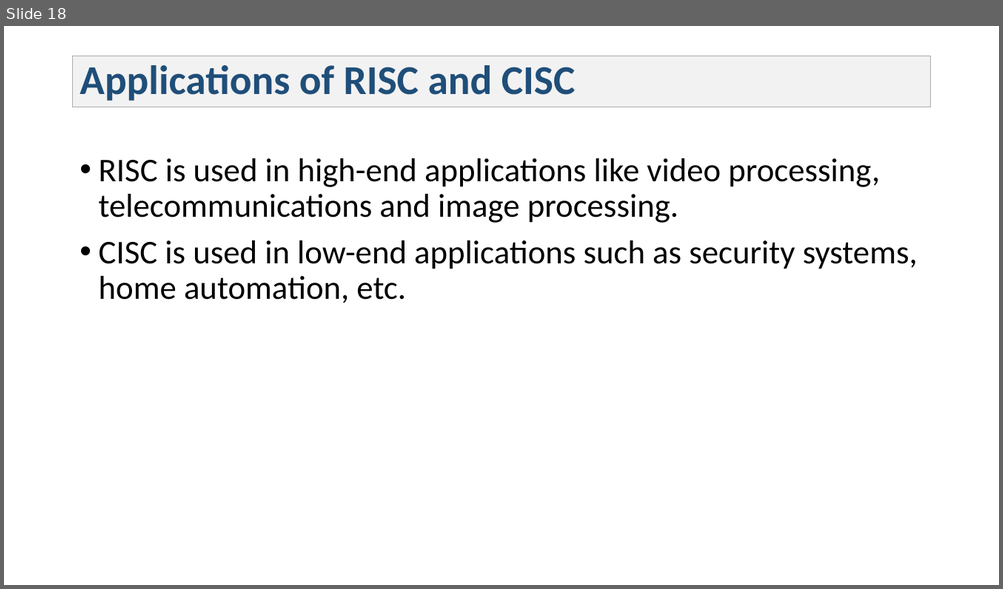
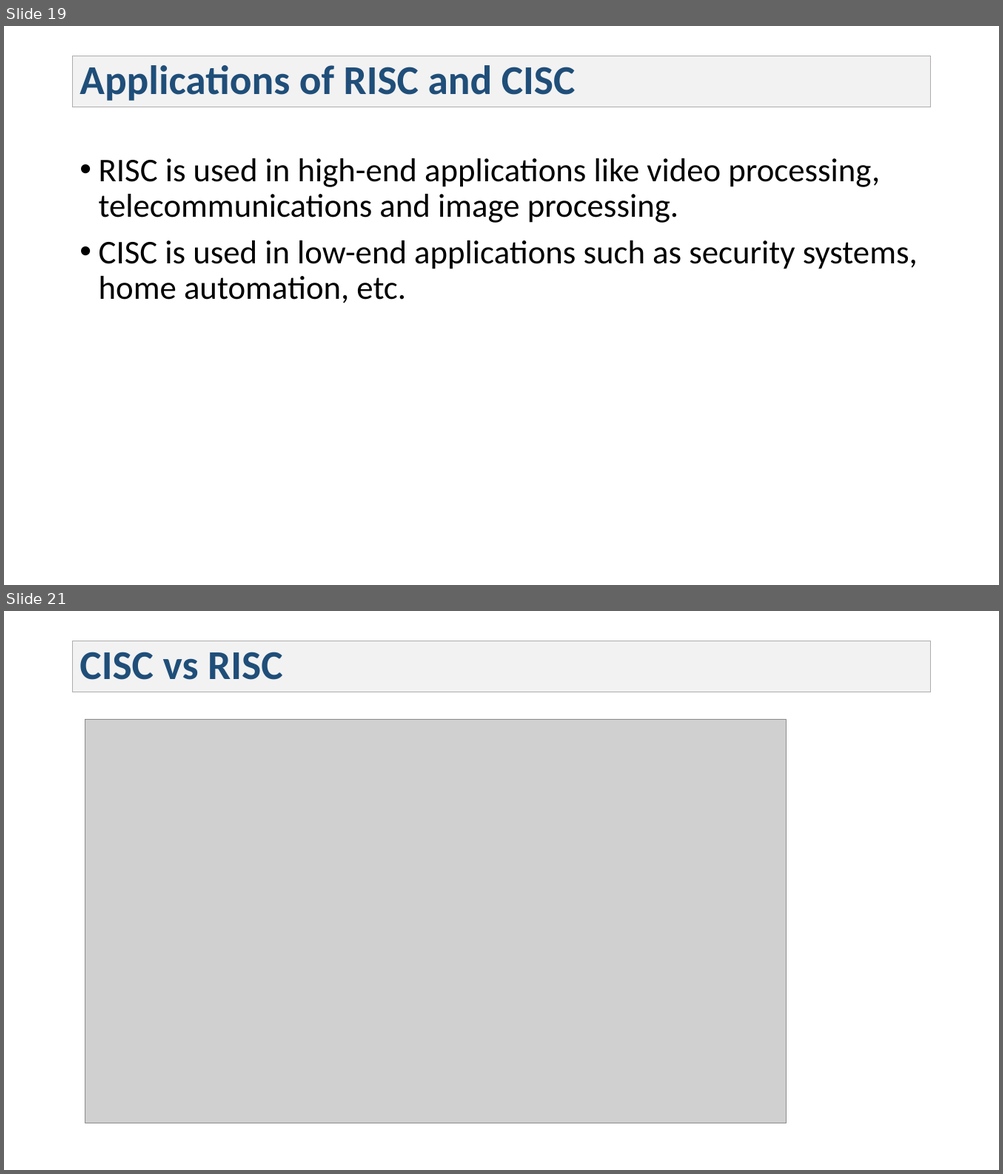
Before and after one commit to Syedshajib55/Microprocessor-Assembly-Language-Interfacing, a slide deck: Lecture 2.pptx. Shown one above the other, each under a label of ours: slide 18 before the commit, slides 19 and 21 after it; the slides between them are not shown. The pictures are 1003x589 and 1003x1174 pixels, drawn with LibreOffice and Linux fonts; fonts in the diff are those of the drawing; grey boxes stand for pictures. Boxes give left, top, right and bottom in pixels: in the first picture for what was removed or moved away, otherwise in the second. Text is boxed around its words. In the diff, an @@ line names an element or a change of style, - is before the commit and + after.

```diff
--- a/Lecture 2.pptx
+++ b/Lecture 2.pptx
@@ slide 21 added at [4, 611, 999, 1170], background #FFFFFF @@
@@ title added at [73, 641, 930, 692], fill #F2F2F2, outline #AFABAB 0.75 pt, 39.6 pt, text #1F4E79, bold @@
+CISC vs RISC
@@ picture added at [85, 719, 786, 1124] @@
@@ what was slide 18 is now slide 19 @@
```
Also in this commit, not shown: 2 other slides added.
